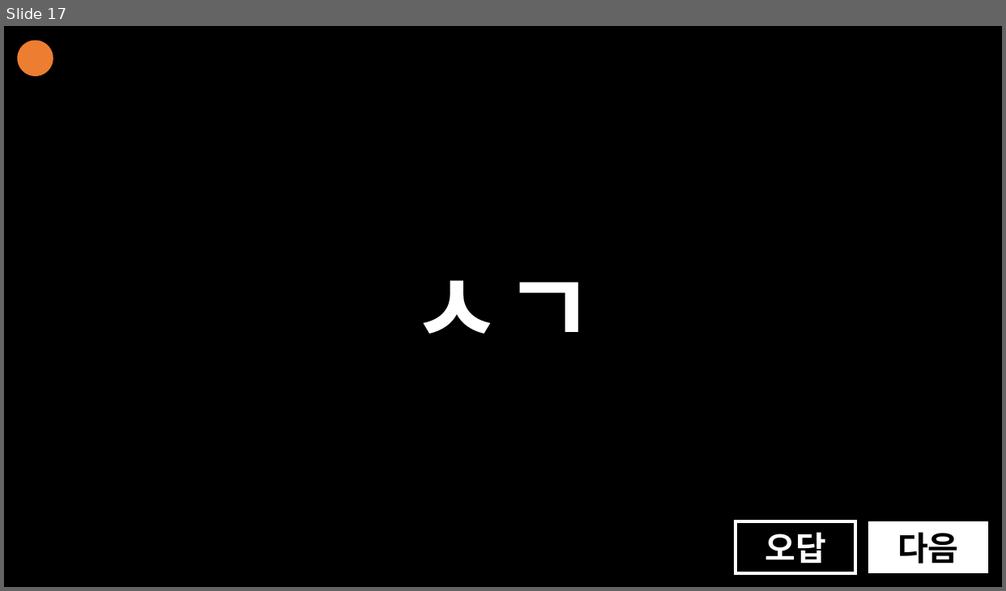
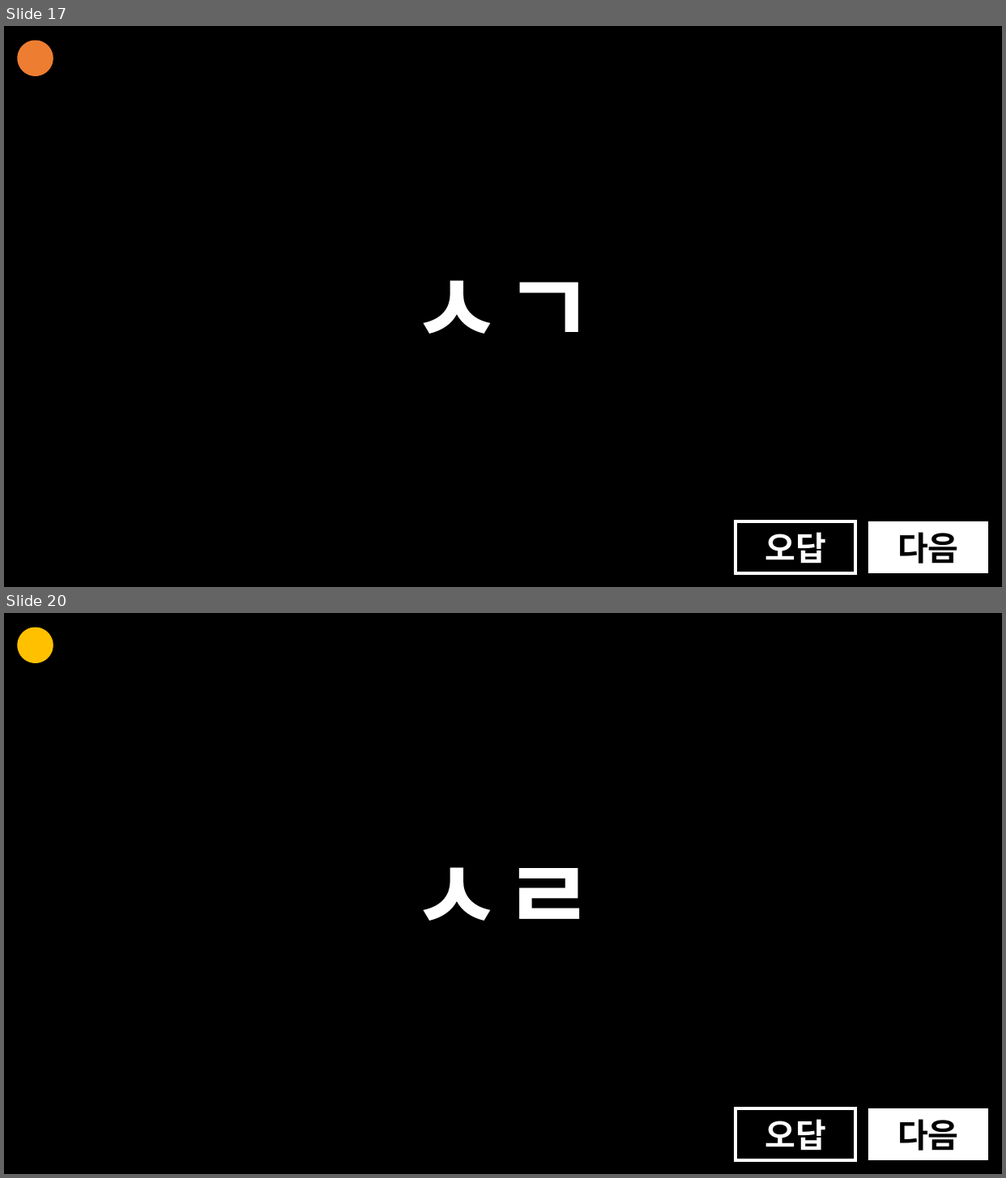
Before and after one commit to mangojun/essay-ppt, a slide deck: ppt/초성 이어 맞추기.pptx. Shown one above the other, each under a label of ours: slide 17 before the commit, slides 17 and 20 after it; the slides between them are not shown. The pictures are 1006x591 and 1006x1178 pixels, drawn with LibreOffice and Linux fonts; fonts in the diff are those of the drawing. Boxes give left, top, right and bottom in pixels: in the first picture for what was removed or moved away, otherwise in the second. Text is boxed around its words. In the diff, an @@ line names an element or a change of style, - is before the commit and + after.

```diff
--- a/ppt/초성 이어 맞추기.pptx
+++ b/ppt/초성 이어 맞추기.pptx
@@ slide 20 added at box(4, 613, 1002, 1174), background #000000 @@
@@ ellipse added at box(18, 628, 53, 663), fill #FFC000 @@
@@ text added at box(411, 867, 595, 921), 96 pt, text #FFFFFF, bold @@
+ㅅㄹ
@@ rectangle added at box(735, 1109, 855, 1161), fill #000000, outline #FFFFFF 3 pt, 32 pt, text #FFFFFF, bold @@
+오답
@@ rectangle added at box(868, 1109, 988, 1161), fill #FFFFFF, 32 pt, text #000000, bold @@
+다음
```
Also in this commit, not shown: 5 other slides added.
